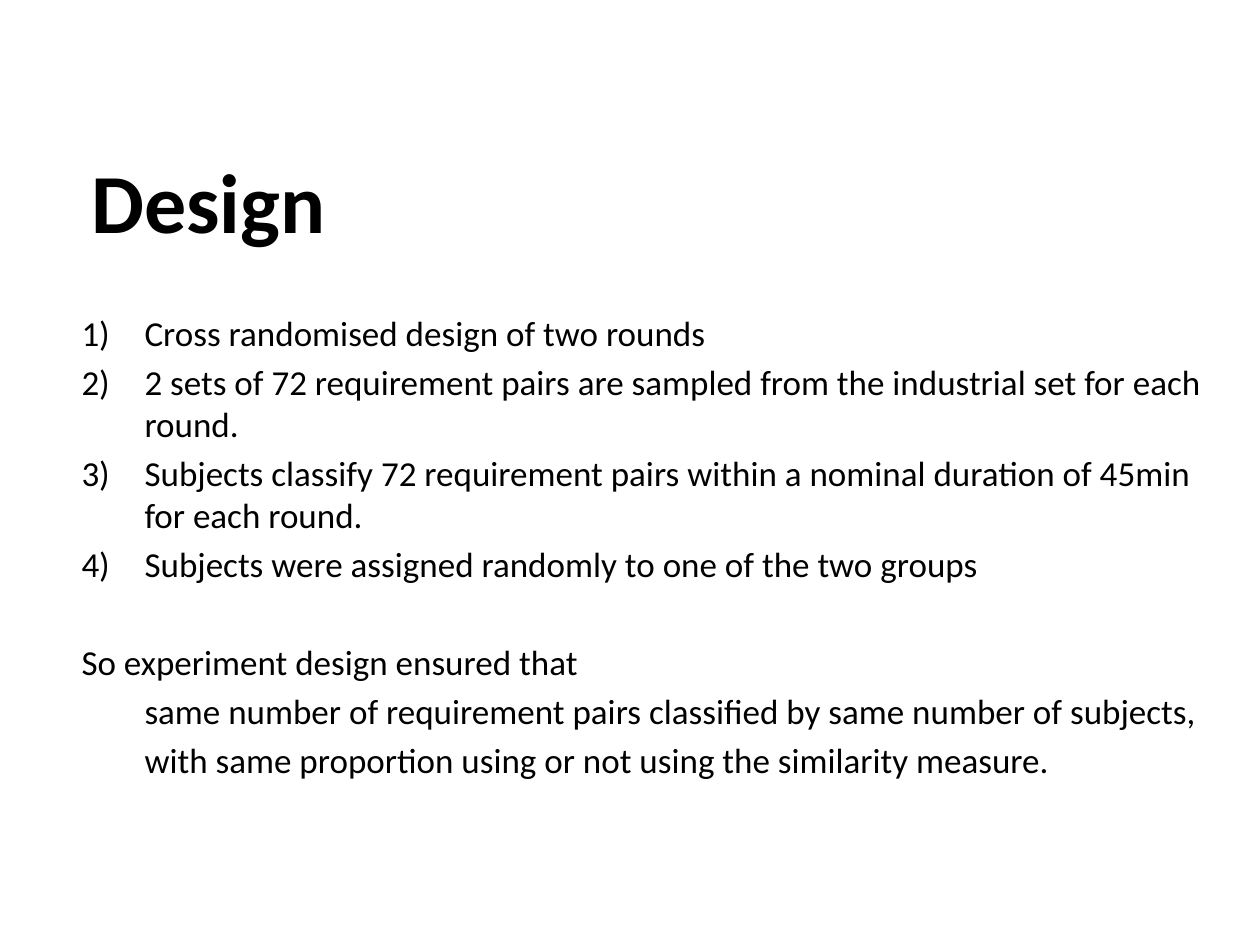
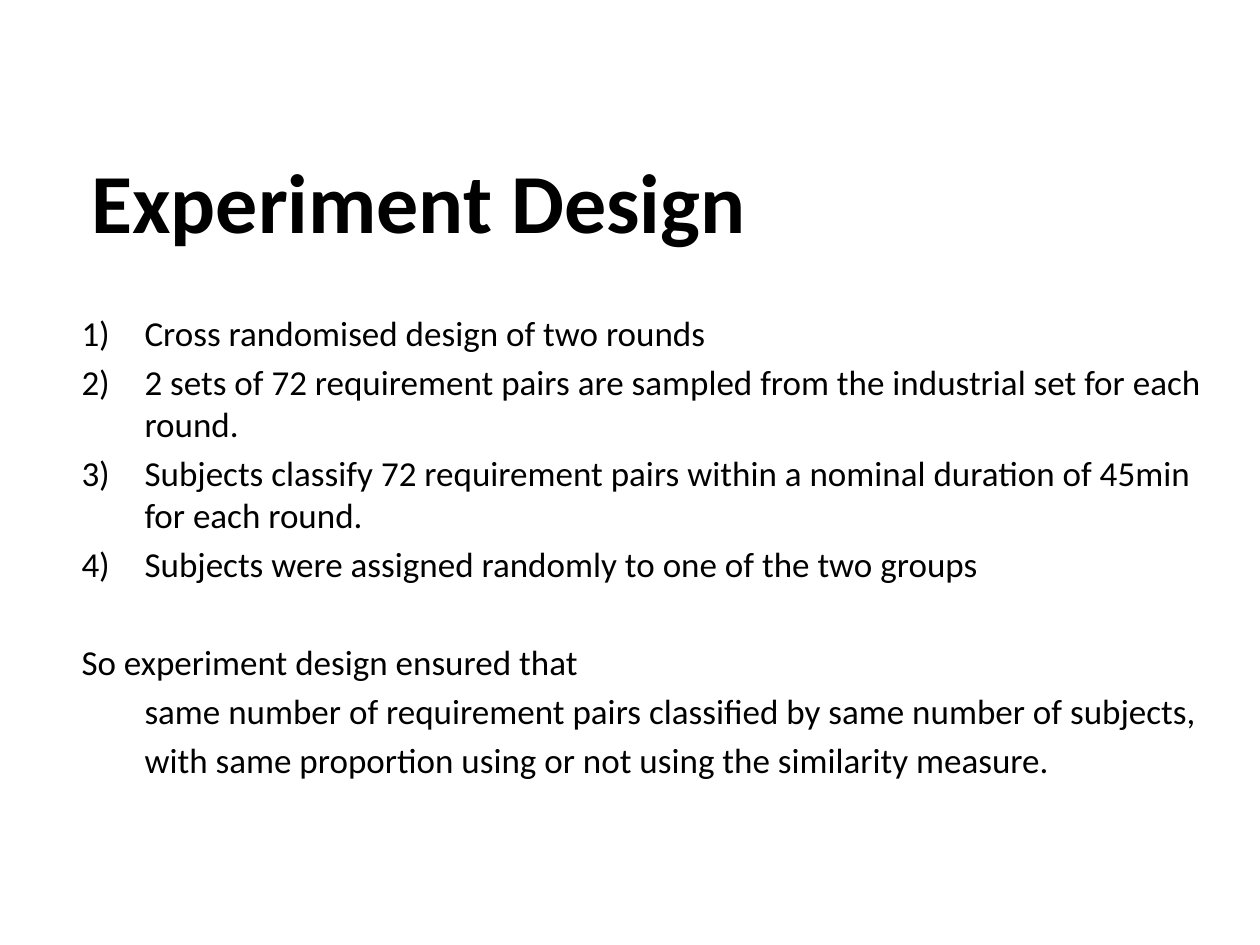
Before and after one commit to sindhusha-t/ASE-Lab-Assignments, a slide deck: slide 14 of Journal_presentation/The Effort Savings from Using NLP to Classify.pptx. Drawn at 1260x945 pixels with LibreOffice and Linux fonts; fonts in the diff are those of the drawing; background and template pictures are left out. Boxes give left, top, right and bottom in pixels: in the first picture for what was removed or moved away, otherwise in the second. Text is boxed around its words. In the diff, an @@ line names an element or a change of style, - is before the commit and + after.

```diff
--- a/Journal_presentation/The Effort Savings from Using NLP to Classify.pptx
+++ b/Journal_presentation/The Effort Savings from Using NLP to Classify.pptx
@@ title at bbox=[91, 174, 745, 248]: text changed @@
-Design
+Experiment Design
```
Also in this commit, not shown: 7 other slides changed.
